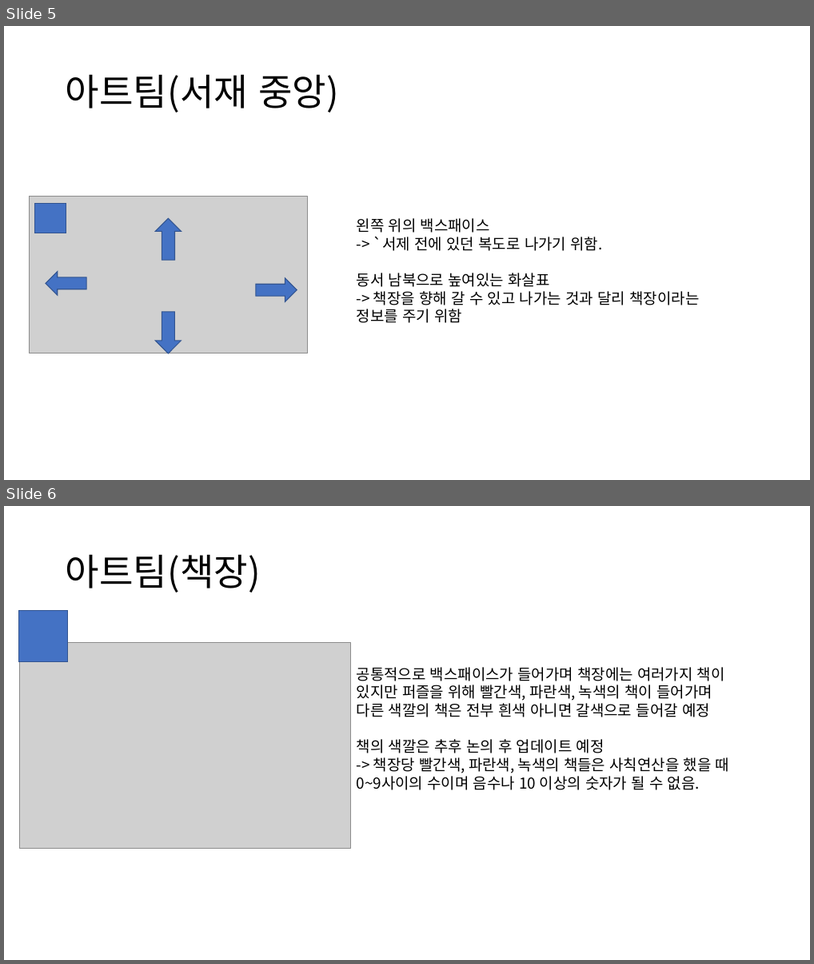
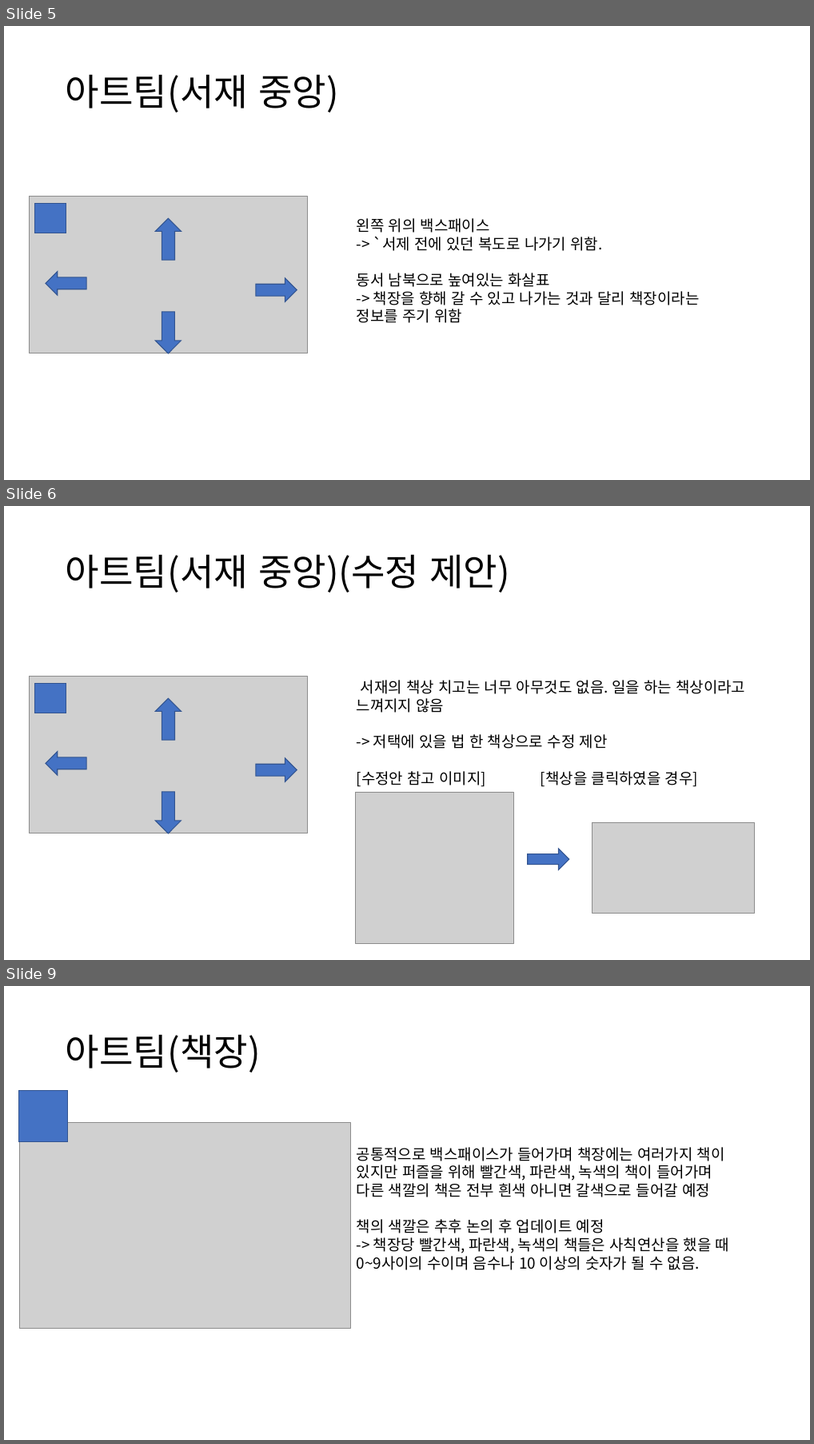
Before and after one commit to mokotan1/newCapstone, a slide deck: 기획서/서재 개발 기획.pptx. Shown one above the other, each under a label of ours: slides 5 and 6 before the commit, slides 5, 6 and 9 after it; the slides between them are not shown. The pictures are 814x964 and 814x1444 pixels, drawn with LibreOffice and Linux fonts; fonts in the diff are those of the drawing; grey boxes stand for pictures. Boxes give left, top, right and bottom in pixels: in the first picture for what was removed or moved away, otherwise in the second. Text is boxed around its words. In the diff, an @@ line names an element or a change of style, - is before the commit and + after.

Commit message:
ui 기획서와 서재 기획서 수정

```diff
--- a/기획서/서재 개발 기획.pptx
+++ b/기획서/서재 개발 기획.pptx
@@ slide 6 added at (4,506,810,960), background #FFFFFF @@
@@ title added at (66,554,510,592), 44 pt, text #000000 @@
+아트팀(서재 중앙)(수정 제안)
@@ picture added at (29,676,308,832) @@
@@ rectangle added at (34,684,66,713), fill #4472C4, outline #325491 1 pt @@
@@ text added at (357,680,746,787), 18 pt, text #000000 @@
+서재의 책상 치고는 너무 아무것도 없음. 일을 하는 책상이라고 느껴지지 않음
+-> 저택에 있을 법 한 책상으로 수정 제안
+[수정안 참고 이미지] [책상을 클릭하였을 경우]
@@ down arrow added at (155,698,182,740), fill #4472C4, outline #325491 1 pt @@
@@ right arrow added at (46,751,87,775), fill #4472C4, outline #325491 1 pt @@
@@ right arrow added at (256,758,298,782), fill #4472C4, outline #325491 1 pt @@
@@ down arrow added at (155,792,182,833), fill #4472C4, outline #325491 1 pt @@
@@ picture added at (355,792,514,943) @@
@@ picture added at (593,822,755,912) @@
@@ right arrow added at (528,848,570,869), fill #4472C4, outline #325491 1 pt @@
@@ what was slide 6 is now slide 9 @@
```
Also in this commit, not shown: 2 slides changed, 4 other slides added, 1 other file.
